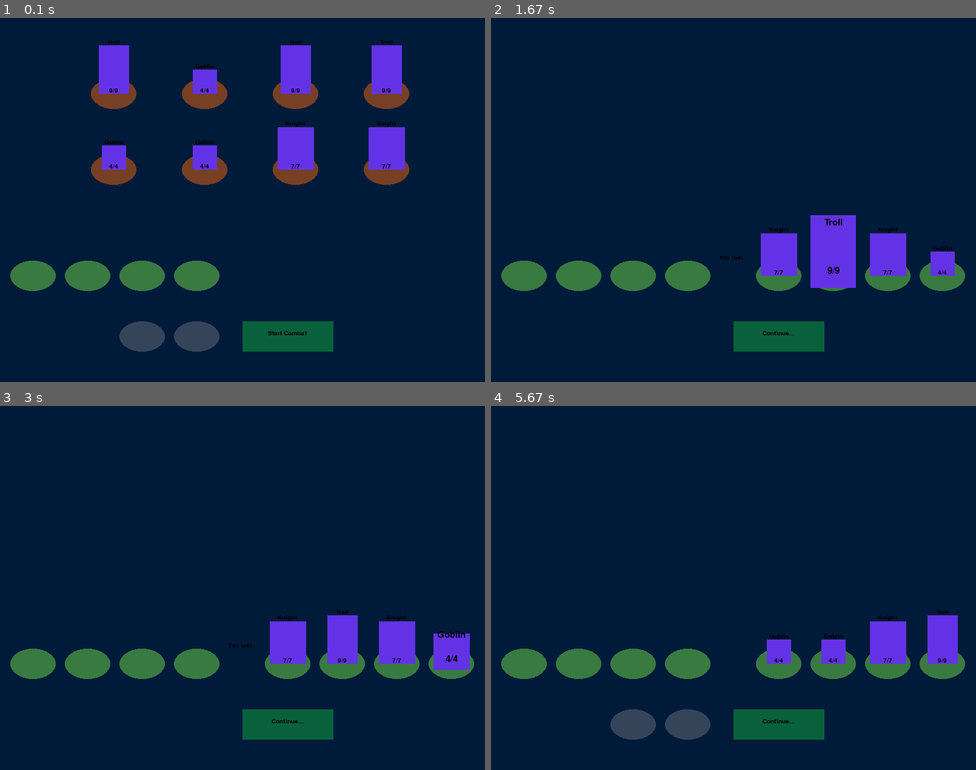
Above: before the commit, frames 1-4 (two rows, left to right).
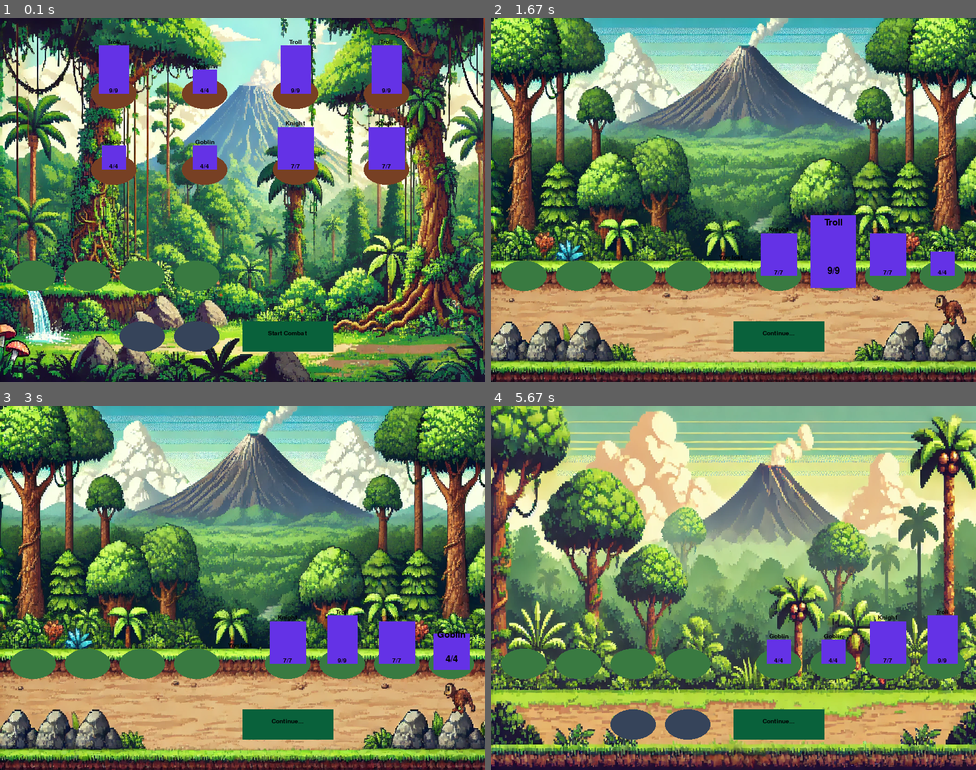
Above: after the commit, the same moments.

Repository: ENorell/RogueTroupe
Game: pygame game, started from main.py
Two runs of this game, one before a commit and one after it. Both use one fixed random seed, a clock stepped at 60 frames per second and the inputs below.
Inputs (mouse positions are in pixels of both pictures, inside the frame that each line leads up to):
- Up to frame 1 (0.1 s): no input
- Up to frame 2 (1.67 s): click "Start Combat" at 0.38 s; click "Continue..." at 0.72 s; press the mouse at (777, 338) at 1.03 s; move the mouse to (723, 229) at 1.13 s; release the mouse at (665, 123) at 1.27 s
- Up to frame 3 (3 s): click "Continue..." at 2.38 s; press the mouse at (286, 726) at 2.7 s; move the mouse to (232, 628) at 2.8 s; release the mouse at (179, 529) at 2.93 s
- Up to frame 4 (5.67 s): click "Continue..." at 3.55 s; press the mouse at (694, 482) at 3.87 s; move the mouse to (743, 551) at 3.97 s; release the mouse at (791, 620) at 4.1 s; click (578, 664) at 4.22 s; press the mouse at (685, 664) at 4.53 s; move the mouse to (733, 624) at 4.63 s; release the mouse at (782, 580) at 4.77 s; click "7/7" at 4.88 s; press the mouse at (631, 664) at 5.2 s; move the mouse to (709, 693) at 5.3 s; release the mouse at (782, 722) at 5.43 s; press the mouse at (685, 726) at 5.53 s; move the mouse to (704, 617) at 5.63 s

The runs differ from the first frame. In frame 1, 82% of the frame differs, in the area x 0-100%, y 0-100%; in frame 2, 85%; in frame 3, 85%; in frame 4, 90%.

Commit message:
Added background with different image depending on state

Diff:
--- a/game.py
+++ b/game.py
@@ -74,18 +74,22 @@
     def __init__(self) -> None:
         super().__init__()
         self.shop_renderer = ShopRenderer()
-        self.prepatation_renderer = PreparationRenderer()
+        self.preparation_renderer = PreparationRenderer()
         self.combat_renderer = CombatRenderer()
 
     def draw_frame(self, game: Game):
+        # Set the appropriate background image based on the game state
         match game.state:
             case CombatState():
+                self.frame.blit(self.background_images['COMBAT'], (0, 0))
                 self.combat_renderer.draw_frame(game.state)
 
             case PreparationState():
-                self.prepatation_renderer.draw_frame(game.state)
+                self.frame.blit(self.background_images['PREPARATION'], (0, 0))
+                self.preparation_renderer.draw_frame(game.state)
 
             case ShopState():
+                self.frame.blit(self.background_images['SHOP'], (0, 0))
                 self.shop_renderer.draw_frame(game.state)
 
             case _:
--- a/renderer.py
+++ b/renderer.py
@@ -3,9 +3,17 @@
 from interfaces import Renderer, Loopable
 from settings import DISPLAY_WIDTH, DISPLAY_HEIGHT, GAME_NAME, Color
 
+from pygame import display, image, transform
+from typing import Final
+from interfaces import Renderer, Loopable
+from settings import DISPLAY_WIDTH, DISPLAY_HEIGHT, GAME_NAME
 
-DISPLAY_BACKGROUND_COLOR: Final[Color] = (0, 27, 58)
 
+BACKGROUND_IMAGE_PATHS: Final[dict] = {
+    'SHOP': 'assets/backgrounds/jungle.webp',
+    'PREPARATION': 'assets/backgrounds/jungle2.webp',
+    'COMBAT': 'assets/backgrounds/jungle3.webp'
+}
 
 class NoRenderer(Renderer):
     def render(self, loopable: Loopable) -> None:
@@ -17,13 +25,14 @@
     def __init__(self) -> None:
         self.frame = display.set_mode((DISPLAY_WIDTH, DISPLAY_HEIGHT))
         display.set_caption(GAME_NAME)
+        self.background_images = {
+            'SHOP': transform.scale(image.load(BACKGROUND_IMAGE_PATHS['SHOP']), (DISPLAY_WIDTH, DISPLAY_HEIGHT)),
+            'PREPARATION': transform.scale(image.load(BACKGROUND_IMAGE_PATHS['PREPARATION']), (DISPLAY_WIDTH, DISPLAY_HEIGHT)),
+            'COMBAT': transform.scale(image.load(BACKGROUND_IMAGE_PATHS['COMBAT']), (DISPLAY_WIDTH, DISPLAY_HEIGHT))
+        }
 
     def render(self, loopable: Loopable) -> None:
-
-        self.frame.fill(DISPLAY_BACKGROUND_COLOR)
-
         self.draw_frame(loopable)
-
         display.flip()
 
     def draw_frame(self, loopable: Loopable):
--- a/settings.py
+++ b/settings.py
@@ -8,6 +8,11 @@
 DISPLAY_WIDTH:  Final[int] = 800
 DISPLAY_HEIGHT: Final[int] = 600
 
-BLACK_COLOR: Final[Color] = (0,0,0)
+BLACK_COLOR: Final[Color] = (0, 0, 0)
+WHITE_COLOR: Final[Color] = (255, 255, 255)
+RED_COLOR: Final[Color] = (255, 0, 0)
+GREEN_COLOR: Final[Color] = (0, 255, 0)
+BLUE_COLOR: Final[Color] = (0, 0, 255)
+YELLOW_COLOR: Final[Color] = (255, 255, 0)
 
 DEFAULT_TEXT_SIZE: Final[int] = 15
